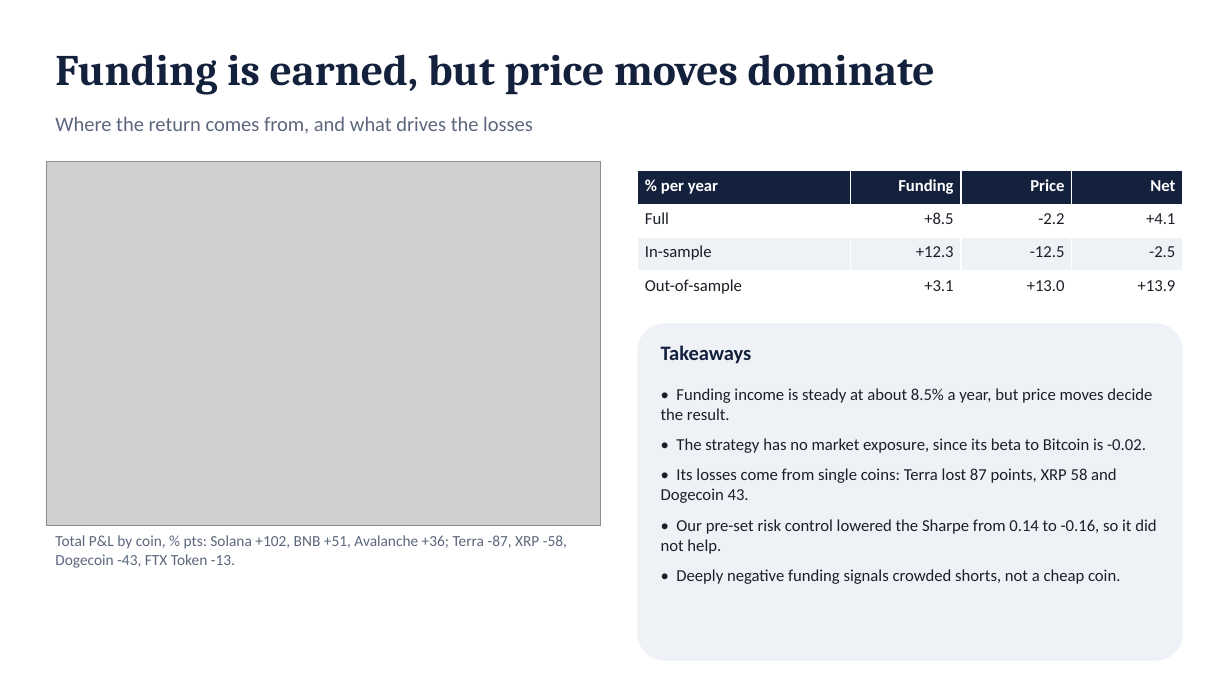
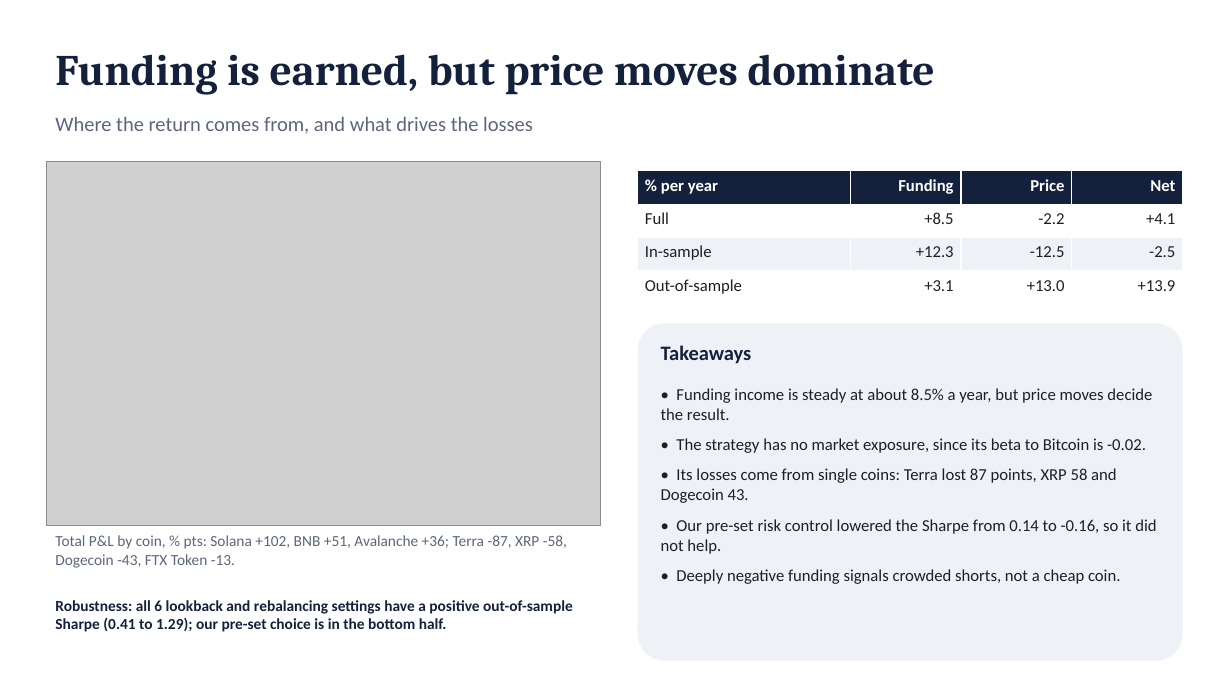
Before and after one commit to rezazamani2329/currency-crypto-carry, a slide deck: slide 8 of slides/presentation_10min.pptx. Drawn at 1232x693 pixels with LibreOffice and Linux fonts; fonts in the diff are those of the drawing; grey boxes stand for pictures. Boxes give left, top, right and bottom in pixels: in the first picture for what was removed or moved away, otherwise in the second. Text is boxed around its words. In the diff, an @@ line names an element or a change of style, - is before the commit and + after.

Commit message:
10-minute deck: performance boxes for A and C, hypothesis verdict table, robustness and originality on slides

```diff
--- a/slides/presentation_10min.pptx
+++ b/slides/presentation_10min.pptx
@@ text added at (x1=55, y1=600, x2=573, y2=632), 12 pt, text #14213D, bold @@
+Robustness: all 6 lookback and rebalancing settings have a positive out-of-sample Sharpe (0.41 to 1.29); our pre-set choice is in the bottom half.
```
Also in this commit, not shown: 3 other slides changed, 5 other files.
